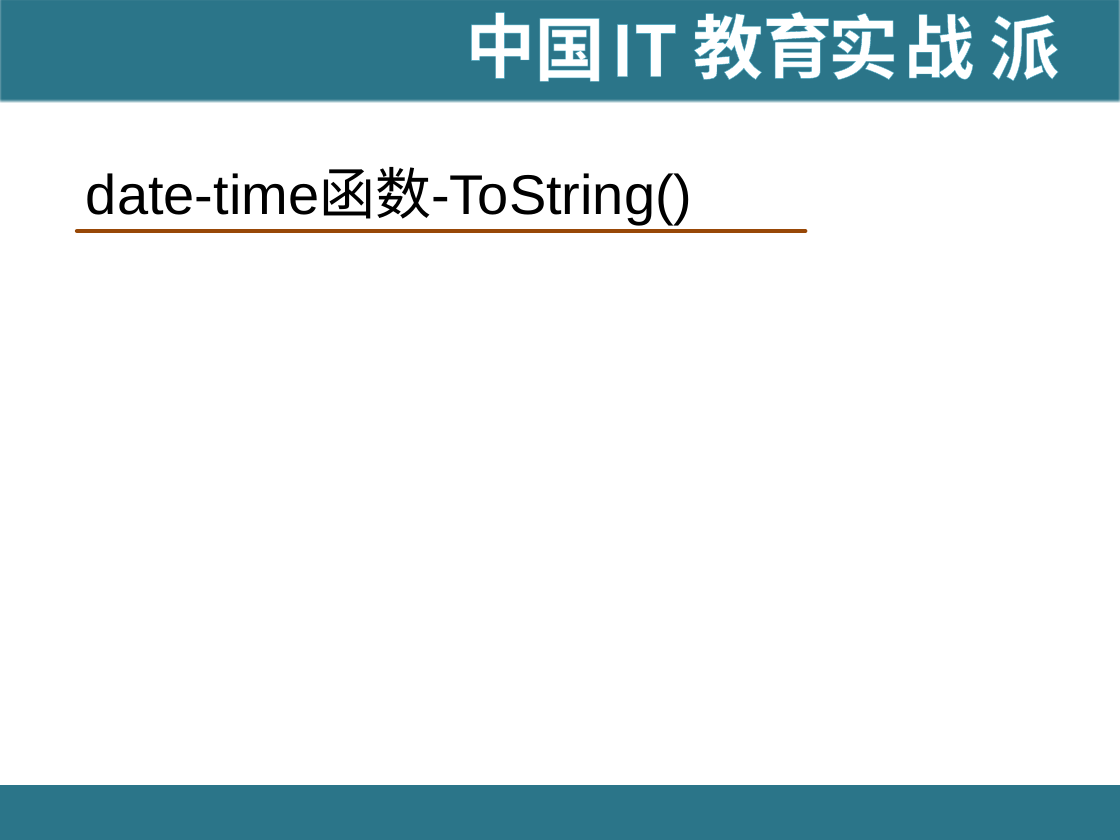
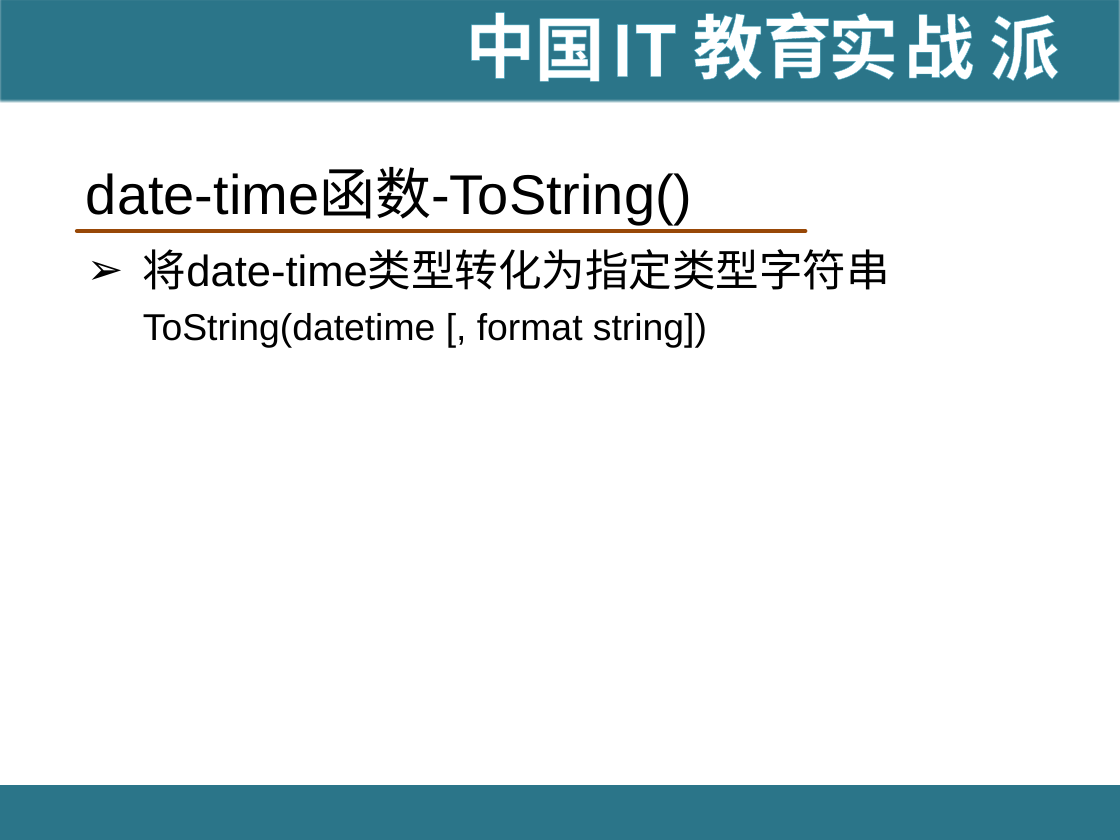
Before and after one commit to hanningxiao/BigData, a slide deck: slide 81 of [IT18掌www.it18zhang.com]Pig.pptx (slide 79 before the commit). Drawn at 1120x840 pixels with LibreOffice and Linux fonts; fonts in the diff are those of the drawing; background and template pictures are left out. Boxes give left, top, right and bottom in pixels: in the first picture for what was removed or moved away, otherwise in the second. Text is boxed around its words. In the diff, an @@ line names an element or a change of style, - is before the commit and + after.

```diff
--- a/[IT18掌www.it18zhang.com]Pig.pptx
+++ b/[IT18掌www.it18zhang.com]Pig.pptx
@@ text added at (143,249,890,348), 24 pt, text #000000 @@
+➢ 将date-time类型转化为指定类型字符串
+  ToString(datetime [, format string])
```
Also in this commit, not shown: 43 other slides changed, 5 slides added, 5 slides removed.
